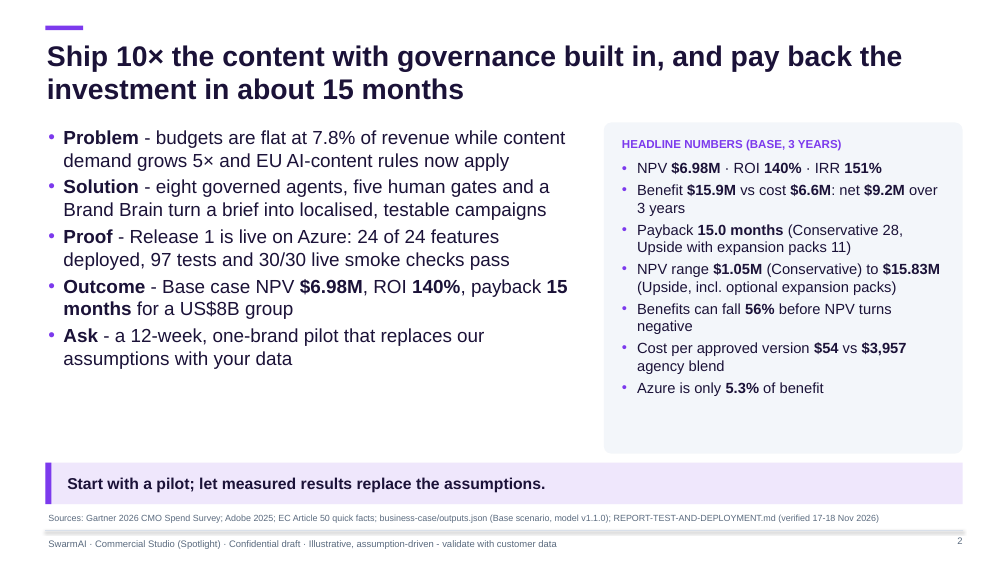
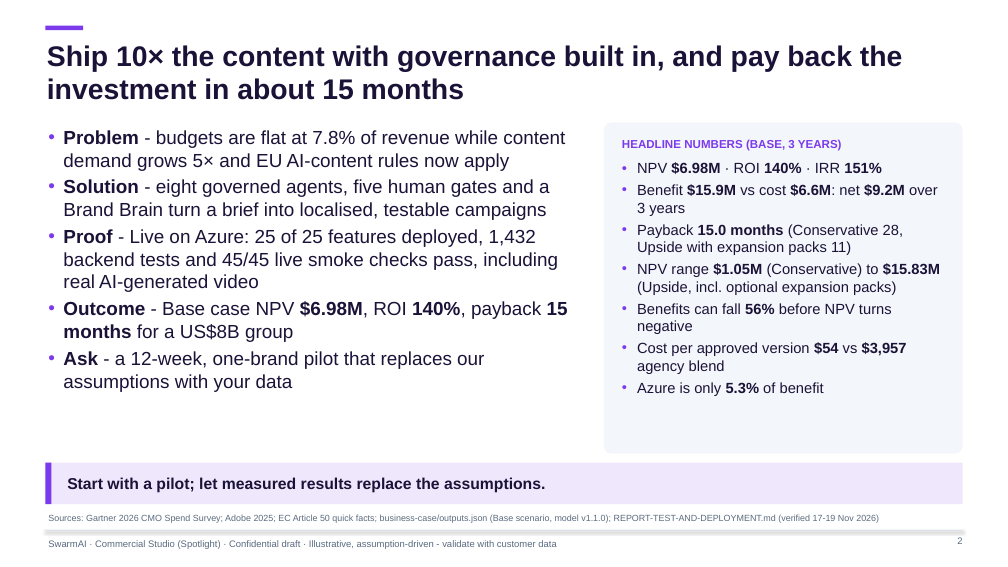
Before and after one commit to mifurm/DarkFactories, a slide deck: slide 2 of 02-commercial-studio-marketing/deck/CommercialStudio-Executive-Deck.pptx. Drawn at 1008x567 pixels with LibreOffice and Linux fonts; fonts in the diff are those of the drawing. Boxes give left, top, right and bottom in pixels: in the first picture for what was removed or moved away, otherwise in the second. Text is boxed around its words. In the diff, an @@ line names an element or a change of style, - is before the commit and + after.

```diff
--- a/02-commercial-studio-marketing/deck/CommercialStudio-Executive-Deck.pptx
+++ b/02-commercial-studio-marketing/deck/CommercialStudio-Executive-Deck.pptx
@@ text at [63, 229, 558, 292]: text changed @@
-• Proof - Release 1 is live on Azure: 24 of 24 features deployed, 97 tests and 30/30 live smoke checks pass
+• Proof - Live on Azure: 25 of 25 features deployed, 1,432 backend tests and 45/45 live smoke checks pass, including real AI-generated video
```
Also in this commit, not shown: 27 other slides changed, 4 slides added, 19 other files.
